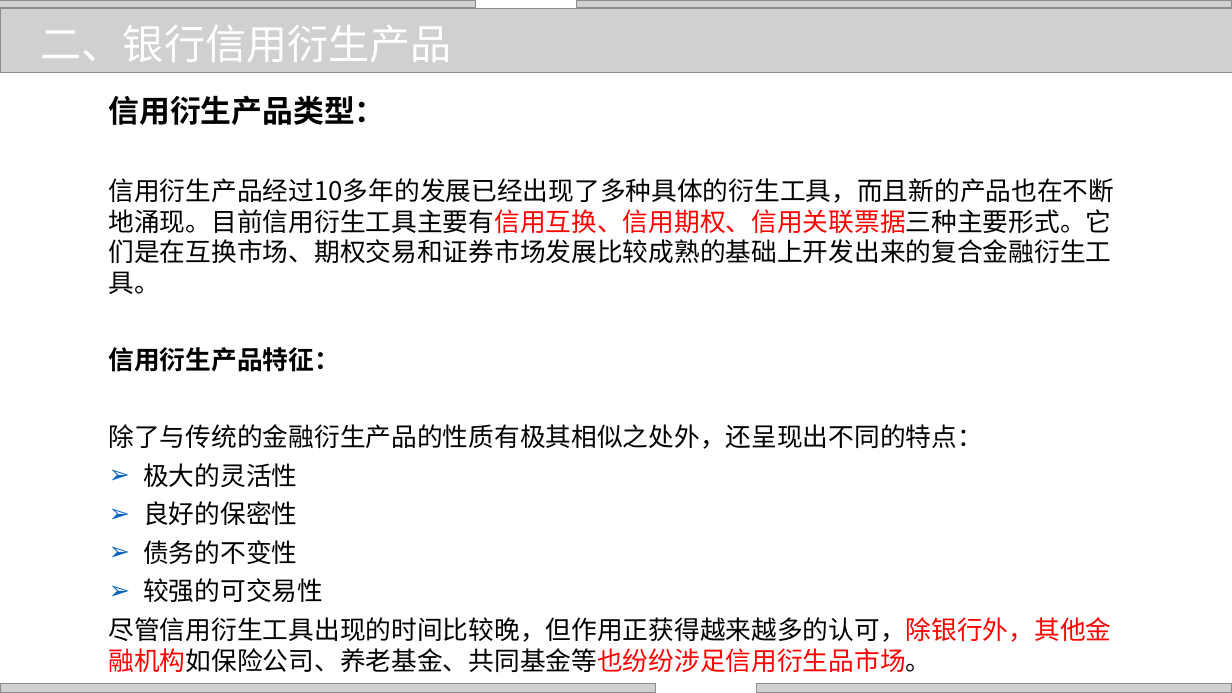
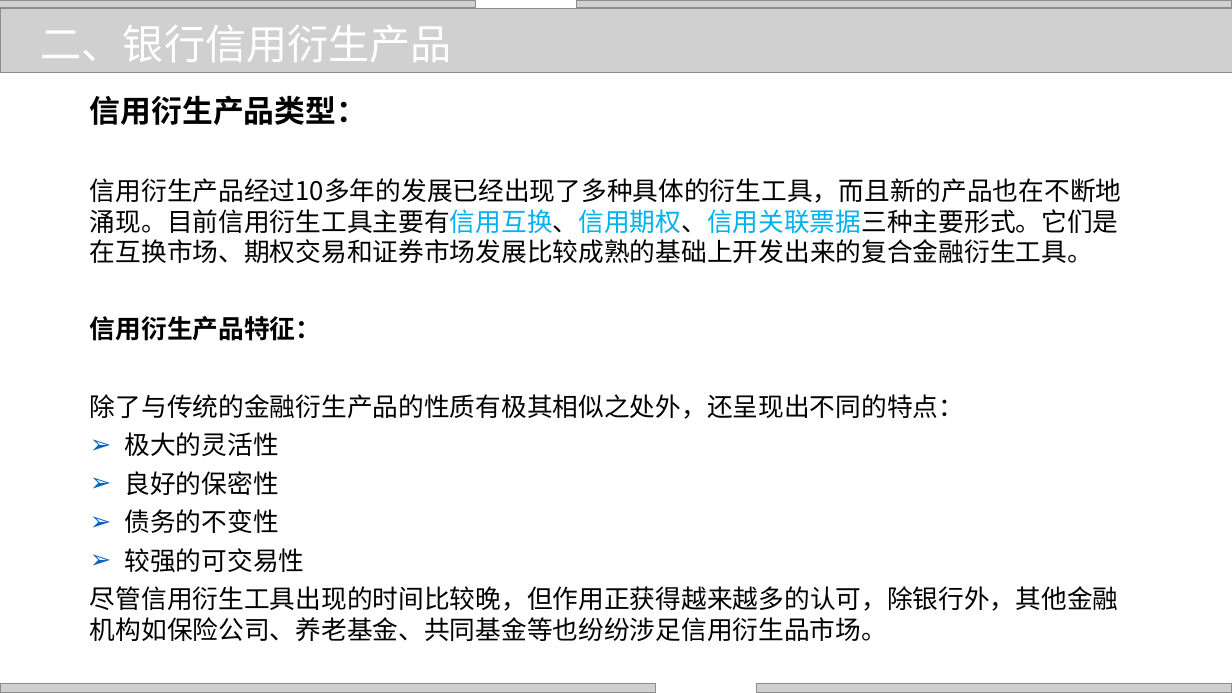
Before and after one commit to zhangjianzhang/internet_credit, a slide deck: slide 17 of files/slides/lecture_19.pptx. Drawn at 1232x693 pixels with LibreOffice and Linux fonts; fonts in the diff are those of the drawing; grey boxes stand for pictures; background and template pictures are left out. Boxes give left, top, right and bottom in pixels: in the first picture for what was removed or moved away, otherwise in the second. Text is boxed around its words. In the diff, an @@ line names an element or a change of style, - is before the commit and + after.

```diff
--- a/files/slides/lecture_19.pptx
+++ b/files/slides/lecture_19.pptx
@@ text "信用衍生产品类型：": place and size @@
-text "信用衍生产品类型：" at (109,95,1115,672)
+text "信用衍生产品类型：" at (90,95,1122,641)
@@ text at (90,178,1122,641): text colour #FF0000 to #00B0F0 in "信用衍生产品经过10多年的发展已经出现了多种具体的衍生工具，而且新的产品也在不断地涌现。目前信用衍生工具主要有信用互换、 ..."; text colour #FF0000 to #000000 in "信用衍生产品经过10多年的发展已经出现了多种具体的衍生工具，而且新的产品也在不断地涌现。目前信用衍生工具主要有信用互换、 ...", "尽管信用衍生工具出现的时间比较晚，但作用正获得越来越多的认可，除银行外，其他金融机构如保险公司、养老基金、共同基金等也纷 ..." @@
```
Also in this commit, not shown: 24 other slides changed, 7 other files.
